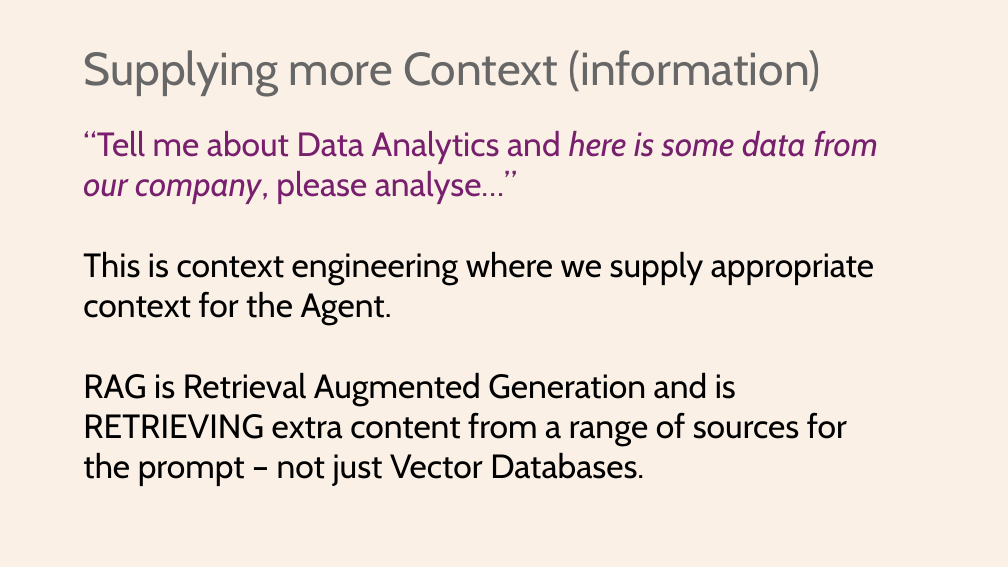
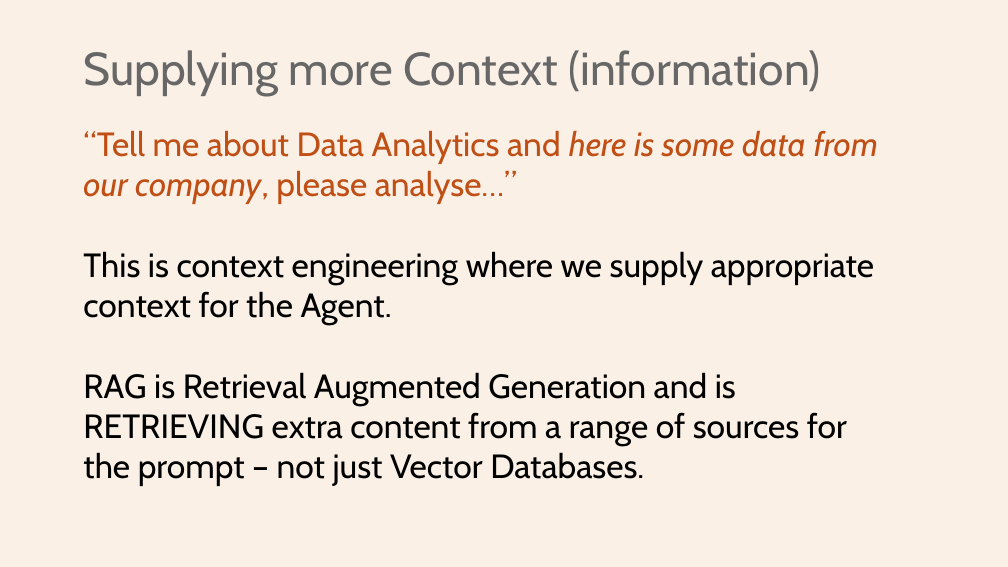
Before and after one commit to Python-Test-Engineer/earl2025, a slide deck: slide 12 of AI_Agents_in_the_Data_Pipeline.pptx. Drawn at 1008x567 pixels with LibreOffice and Linux fonts; fonts in the diff are those of the drawing. Boxes give left, top, right and bottom in pixels: in the first picture for what was removed or moved away, otherwise in the second. Text is boxed around its words. In the diff, an @@ line names an element or a change of style, - is before the commit and + after.

```diff
--- a/AI_Agents_in_the_Data_Pipeline.pptx
+++ b/AI_Agents_in_the_Data_Pipeline.pptx
@@ text at box(83, 130, 878, 204): text colour #78206E to #C04F15 in "“Tell me about Data Analytics and here ..." @@
```
Also in this commit, not shown: 1 other slide changed, 4 other files.
